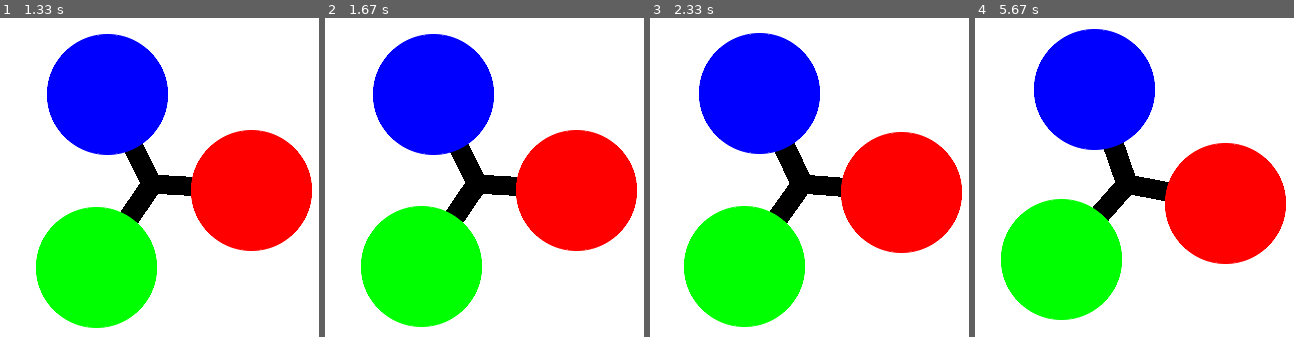
Above: before the commit, frames 1-4 (left to right).
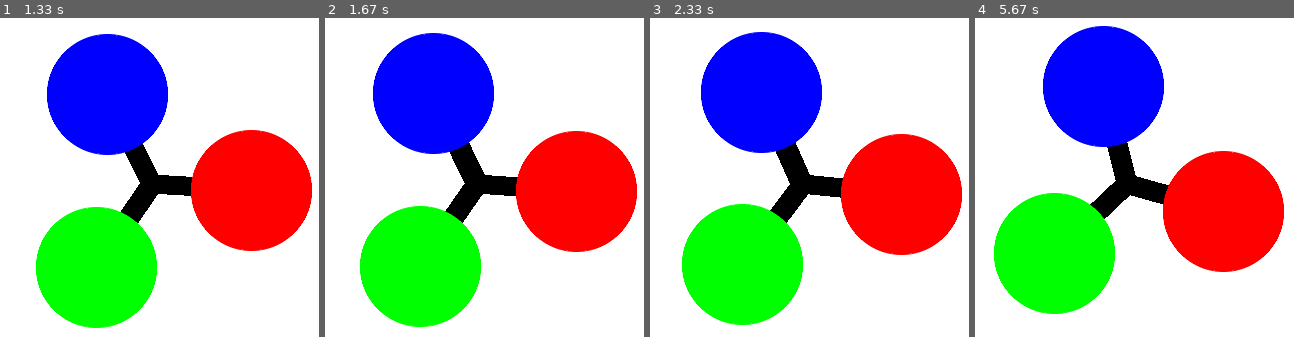
Above: after the commit, the same moments.

Repository: thatvideoshopguy/fidget-spinner-game
Game: pygame game, started from app/pygame_game/main.py
Two runs of this game, one before a commit and one after it. Both use one fixed random seed, a clock stepped at 60 frames per second and the inputs below.
Inputs:
- Up to frame 1 (1.33 s): tap Space at 0.33, 0.73, 1.03, 1.23 s
- Up to frame 2 (1.67 s): tap Space at 1.57 s
- Up to frame 3 (2.33 s): tap Space at 1.87, 2.07 s
- Up to frame 4 (5.67 s): tap Space at 2.37, 2.63, 2.97, 3.27, 3.4, 3.8, 4.1, 4.47, 4.87, 5.17, 5.37 s

Frame 1 is identical in both runs. In frame 2, 1.3% of the frame differs, in the area x 10-98%, y 4-97%; in frame 3, 2.3%; in frame 4, 7.3%, in the area x 5-98%, y 2-95%.

Commit message:
fixed config.py and mypy lints

Diff:
--- a/app/config.py
+++ /dev/null
@@ -1,23 +0,0 @@
-""" Configuration file for the turtle spinner game. """
-
-config = {
-    "window_width": 420,
-    "window_height": 420,
-    "window_x_offset": 370,
-    "window_y_offset": 0,
-    "spinner_dot_size": 120,
-    "turtle_width": 20,
-    "animation_interval": 20,
-    "flick_turns_increment": 10,
-    "forward_distance": 100,
-    "backward_distance": 100,
-    "spinner_angle": 120,
-    "line_width": 20,
-    "red": (255, 0, 0),
-    "green": (0, 255, 0),
-    "blue": (0, 0, 255),
-    "black": (0, 0, 0),
-    "white": (255, 255, 255),
-    "flick_acceleration_increment": 0.1,
-    "flick_deceleration_increment": 0.1,
-}
--- /dev/null
+++ b/app/pygame_game/config.py
@@ -0,0 +1,21 @@
+"""Configuration file for the turtle spinner game. """
+
+# Window settings
+WINDOW_WIDTH = 420
+WINDOW_HEIGHT = 420
+
+# Spinner settings
+SPINNER_DOT_SIZE = 120
+LINE_WIDTH = 20
+
+# Colors
+RED = (255, 0, 0)
+GREEN = (0, 255, 0)
+BLUE = (0, 0, 255)
+BLACK = (0, 0, 0)
+WHITE = (255, 255, 255)
+
+# Animation settings
+FLICK_ACCELERATION_INCREMENT = 0.1
+FLICK_DECELERATION_INCREMENT = 0.1
+FPS = 60
--- a/app/pygame_version.py
+++ b/app/pygame_game/main.py
@@ -11,7 +11,20 @@
 import math
 import pygame
 import pygame.gfxdraw
-from app.config import config
+from .config import (
+    WINDOW_WIDTH,
+    WINDOW_HEIGHT,
+    RED,
+    GREEN,
+    BLUE,
+    BLACK,
+    WHITE,
+    LINE_WIDTH,
+    SPINNER_DOT_SIZE,
+    FLICK_ACCELERATION_INCREMENT,
+    FLICK_DECELERATION_INCREMENT,
+    FPS,
+)
 
 
 class FidgetSpinnerGame:
@@ -29,15 +42,13 @@
         """Initialize the game and create a PyGame window."""
         self.state = {
             "rotation_angle": 0,
-            "rotation_direction": 0,
-            "rotation_acceleration": 0,
+            "rotation_direction": 0.0,
+            "rotation_acceleration": 0.0,
         }
-        self.colors = [config["red"], config["green"], config["blue"]]
+        self.colors = [RED, GREEN, BLUE]
 
         pygame.init()
-        self.screen = pygame.display.set_mode(
-            (config["window_width"], config["window_width"])
-        )
+        self.screen = pygame.display.set_mode((WINDOW_WIDTH, WINDOW_HEIGHT))
 
         pygame.display.set_caption("Spinning Animation")
 
@@ -47,18 +58,18 @@
         Args:
             angle (int): The angle of the spinner.
         """
-        self.screen.fill(config["white"])
+        self.screen.fill(WHITE)
 
-        center_x = config["window_width"] // 2
-        center_y = config["window_width"] // 2
-        line_width_half = config["line_width"] // 2
+        center_x = WINDOW_WIDTH // 2
+        center_y = WINDOW_HEIGHT // 2
+        line_width_half = LINE_WIDTH // 2
 
         for i, color in zip(range(0, 360, 120), self.colors):
             x_axis = int(center_x + 100 * math.cos(math.radians(angle + i)))
             y_axis = int(center_y + 100 * math.sin(math.radians(angle + i)))
 
-            direction_x = x_axis - center_x
-            direction_y = y_axis - center_y
+            direction_x: float = x_axis - center_x
+            direction_y: float = y_axis - center_y
             dist = math.sqrt(direction_x * direction_x + direction_y * direction_y)
             direction_x /= dist
             direction_y /= dist
@@ -74,10 +85,10 @@
                     (x_axis + offset_x, y_axis - offset_y),
                     (x_axis - offset_x, y_axis + offset_y),
                 ],
-                config["black"],
+                BLACK,
             )
 
-            radius = config["spinner_dot_size"] // 2
+            radius = SPINNER_DOT_SIZE // 2
             pygame.gfxdraw.filled_circle(self.screen, x_axis, y_axis, radius, color)
             pygame.gfxdraw.aaellipse(self.screen, x_axis, y_axis, radius, radius, color)
 
@@ -86,16 +97,12 @@
         keys = pygame.key.get_pressed()
 
         if keys[pygame.K_SPACE]:
-            self.state["rotation_acceleration"] += config[
-                "flick_acceleration_increment"
-            ]
+            self.state["rotation_acceleration"] += FLICK_ACCELERATION_INCREMENT
             self.state["rotation_direction"] = (
                 1 if self.state["rotation_acceleration"] >= 0 else -1
             )
         else:
-            self.state["rotation_acceleration"] -= config[
-                "flick_deceleration_increment"
-            ]
+            self.state["rotation_acceleration"] -= FLICK_DECELERATION_INCREMENT
             if self.state["rotation_acceleration"] < 0:
                 self.state["rotation_acceleration"] = 0
 
@@ -117,7 +124,7 @@
             self.draw_spinner(self.state["rotation_angle"])
 
             pygame.display.flip()
-            clock.tick(1000 // config["animation_interval"])
+            clock.tick(FPS)
 
 
 def main():
--- /dev/null
+++ b/app/turtle_game/config.py
@@ -0,0 +1,18 @@
+"""Configuration file for the turtle spinner game. """
+
+# Window settings
+WINDOW_WIDTH = 420
+WINDOW_HEIGHT = 420
+WINDOW_X_OFFSET = 370
+WINDOW_Y_OFFSET = 0
+
+# Spinner settings
+SPINNER_DOT_SIZE = 120
+TURTLE_WIDTH = 20
+
+# Animation settings
+ANIMATION_INTERVAL = 20
+FLICK_TURN_INCREMENT = 10
+FORWARD_DISTANCE = 100
+BACKWARD_DISTANCE = 100
+SPINNER_ANGLE = 120
--- a/app/turtle_version.py
+++ b/app/turtle_game/main.py
@@ -9,7 +9,19 @@
 """
 
 from turtle import Turtle, Screen, done
-from app.config import config
+from .config import (
+    WINDOW_HEIGHT,
+    WINDOW_WIDTH,
+    WINDOW_X_OFFSET,
+    WINDOW_Y_OFFSET,
+    SPINNER_DOT_SIZE,
+    TURTLE_WIDTH,
+    ANIMATION_INTERVAL,
+    FLICK_TURN_INCREMENT,
+    FORWARD_DISTANCE,
+    BACKWARD_DISTANCE,
+    SPINNER_ANGLE,
+)
 
 
 class FidgetSpinner:
@@ -25,56 +37,53 @@
 
     def __init__(self):
         """Initializes the game."""
-        self.state = {"turn": 0}
+        self.state = {"rotation_speed": 0}
         self.turtle = Turtle()
         self.screen = Screen()
 
     def spinner(self):
         """Draws the fidget spinner."""
         self.turtle.clear()
-        angle = self.state["turn"] / 10
+        angle = self.state["rotation_speed"] / 10
         self.turtle.right(angle)
 
-        self.turtle.forward(config["forward_distance"])
-        self.turtle.dot(config["spinner_dot_size"], "red")
-        self.turtle.back(config["backward_distance"])
-        self.turtle.right(config["spinner_angle"])
+        colors = ["red", "green", "blue"]
 
-        self.turtle.forward(config["forward_distance"])
-        self.turtle.dot(config["spinner_dot_size"], "green")
-        self.turtle.back(config["backward_distance"])
-        self.turtle.right(config["spinner_angle"])
-
-        self.turtle.forward(config["forward_distance"])
-        self.turtle.dot(config["spinner_dot_size"], "blue")
-        self.turtle.back(config["backward_distance"])
-        self.turtle.right(config["spinner_angle"])
+        for color in colors:
+            self.turtle.forward(FORWARD_DISTANCE)
+            self.turtle.dot(SPINNER_DOT_SIZE, color)
+            self.turtle.back(BACKWARD_DISTANCE)
+            self.turtle.right(SPINNER_ANGLE)
 
         self.screen.update()
 
     def animate(self):
         """Animates the fidget spinner."""
-        if self.state["turn"] > 0:
-            self.state["turn"] -= 1
+        if self.state["rotation_speed"] > 0:
+            self.state["rotation_speed"] -= 1
 
         self.spinner()
-        self.screen.ontimer(self.animate, config["animation_interval"])
+        self.screen.ontimer(self.animate, ANIMATION_INTERVAL)
 
     def flick(self):
         """Increases the spinner's speed."""
-        self.state["turn"] += config["flick_turns_increment"]
+        self.state["rotation_speed"] += FLICK_TURN_INCREMENT
+
+    def configure_turtle(self):
+        """Configures the turtle object."""
+        self.turtle.hideturtle()
+        self.screen.tracer(False)
+        self.turtle.width(TURTLE_WIDTH)
 
     def setup(self):
         """Sets up the turtle graphics environment."""
         self.screen.setup(
-            config["window_width"],
-            config["window_height"],
-            config["window_x_offset"],
-            config["window_y_offset"],
+            WINDOW_WIDTH,
+            WINDOW_HEIGHT,
+            WINDOW_X_OFFSET,
+            WINDOW_Y_OFFSET,
         )
-        self.turtle.hideturtle()
-        self.screen.tracer(False)
-        self.turtle.width(config["turtle_width"])
+        self.configure_turtle()
 
     def register_events(self):
         """Registers event handlers."""
Empty file added: app/pygame_game/__init__.py
Empty file added: app/turtle_game/__init__.py
